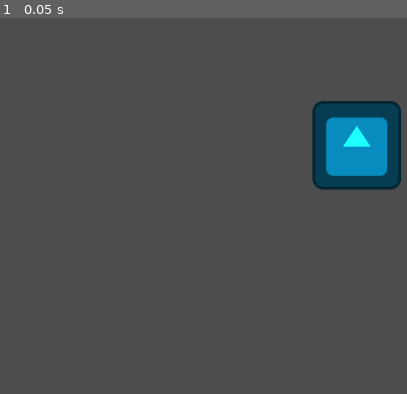
Above: before the commit, frame 1.
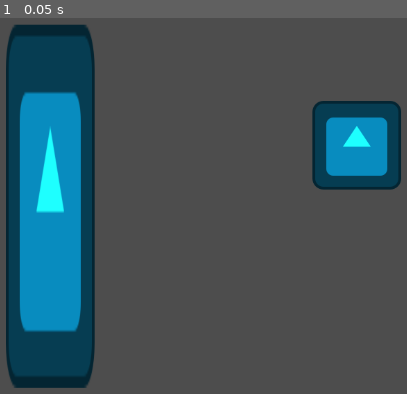
Above: after the commit, the same moment.

Repository: bezark/my-cool-project
Game: Godot game, scene res://icon.tscn
The game is run twice, just before and just after one commit, with the same random seed, the same clock (stepped at 60 frames per second) and the same inputs. The engine's default icon, where the game draws it, is replaced by a stand-in: a white triangle on a blue panel in a dark square.
Inputs:
- Up to frame 1 (0.05 s): no input

The runs differ from the first frame. In frame 1, 21% of the frame differs, in the area x 1-24%, y 1-99%.

Commit message:
made tall robot

Diff:
--- a/lab2demo/icon.tscn
+++ b/lab2demo/icon.tscn
@@ -1,8 +1,12 @@
-[gd_scene load_steps=2 format=3 uid="uid://dli5w4npijdq1"]
+[gd_scene load_steps=3 format=3 uid="uid://dli5w4npijdq1"]
 
 [ext_resource type="Texture2D" uid="uid://d1wmsrmt0s6wa" path="res://icon.svg" id="1_b4oc8"]
+[ext_resource type="PackedScene" uid="uid://bo75edmmkppmq" path="res://john.tscn" id="2_5g6b6"]
 
 [node name="Icon" type="Sprite2D"]
 modulate = Color(0.117647, 1, 1, 1)
 position = Vector2(575, 250)
 texture = ExtResource("1_b4oc8")
+
+[node name="John" parent="." instance=ExtResource("2_5g6b6")]
+position = Vector2(-454, -115)
--- /dev/null
+++ b/lab2demo/john.tscn
@@ -0,0 +1,10 @@
+[gd_scene load_steps=2 format=3 uid="uid://bo75edmmkppmq"]
+
+[ext_resource type="Texture2D" uid="uid://d1wmsrmt0s6wa" path="res://icon.svg" id="1_whaxm"]
+
+[node name="John" type="Node2D"]
+
+[node name="Icon" type="Sprite2D" parent="."]
+position = Vector2(12, 203)
+scale = Vector2(1, 4.09375)
+texture = ExtResource("1_whaxm")
